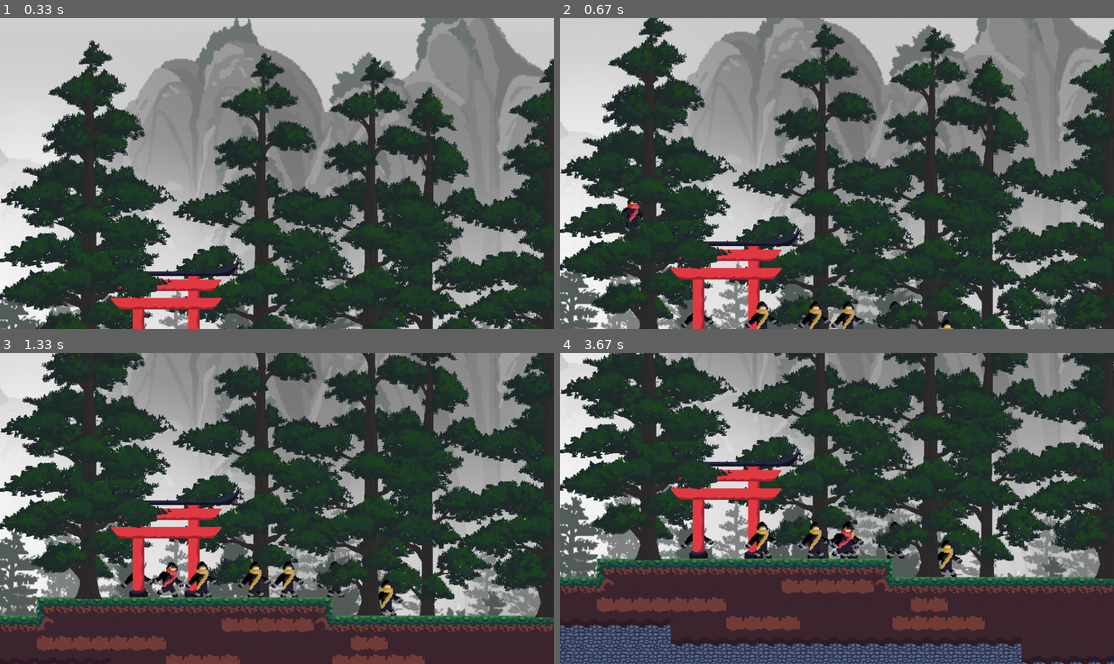
Above: before the commit, frames 1-4 (two rows, left to right).
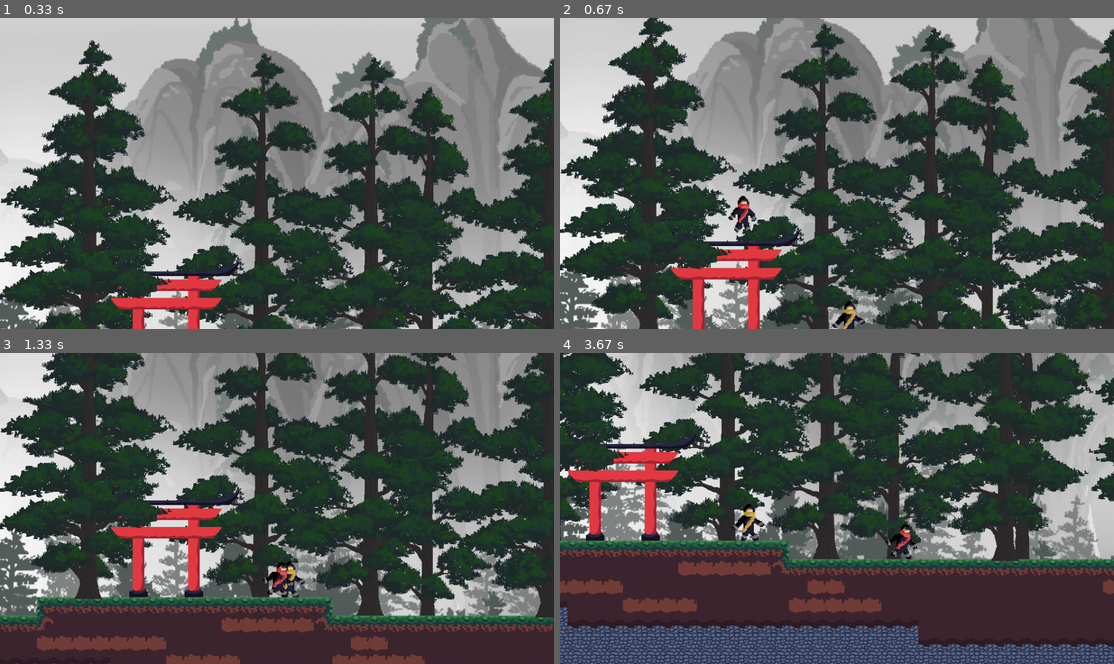
Above: after the commit, the same moments.

Repository: zyxwars/ninja
Game: pygame game, started from main.py
Same seed, same stepped clock (60 frames per second), same inputs: the game is played once before the commit and once after it.
Inputs (mouse positions are in pixels of both pictures, inside the frame that each line leads up to):
- Up to frame 1 (0.33 s): no input
- Up to frame 2 (0.67 s): tap Space at 0.33 s
- Up to frame 3 (1.33 s): click (254, 520) at 0.72 s; hold D from 1 s (still down)
- Up to frame 4 (3.67 s): release D at 1.47 s; click (837, 527) at 1.55 s; hold D 1.83-2.3 s; hold A 2.33-2.87 s; hold D from 3.33 s (still down)

Frame 1 is identical in both runs. In frame 2, 1.2% of the frame differs, in the area x 11-71%, y 57-100%; in frame 3, 1.6%; in frame 4, 58%, in the area x 0-100%, y 0-100%.

Commit message:
Start work on attacks

Diff:
--- a/scenes/map/1.json
+++ b/scenes/map/1.json
@@ -65,7 +65,7 @@
                 }],
          "opacity":1,
          "type":"objectgroup",
-         "visible":true,
+         "visible":false,
          "x":0,
          "y":0
         },
@@ -118,30 +118,8 @@
                  "type":"",
                  "visible":true,
                  "width":0,
-                 "x":94.6666666666667,
-                 "y":768
-                },
-                {
-                 "height":0,
-                 "id":68,
-                 "name":"enemy",
-                 "rotation":0,
-                 "type":"",
-                 "visible":true,
-                 "width":0,
-                 "x":638.666666666667,
-                 "y":794.666666666667
-                },
-                {
-                 "height":0,
-                 "id":74,
-                 "name":"enemy",
-                 "rotation":0,
-                 "type":"",
-                 "visible":true,
-                 "width":0,
-                 "x":549.333333333333,
-                 "y":784
+                 "x":285.666666666667,
+                 "y":793
                 },
                 {
                  "height":0,
@@ -151,41 +129,8 @@
                  "type":"",
                  "visible":true,
                  "width":0,
-                 "x":208,
-                 "y":793.333333333333
-                },
-                {
-                 "height":0,
-                 "id":76,
-                 "name":"enemy",
-                 "rotation":0,
-                 "type":"",
-                 "visible":true,
-                 "width":0,
-                 "x":318.666666666667,
-                 "y":794.666666666667
-                },
-                {
-                 "height":0,
-                 "id":77,
-                 "name":"enemy",
-                 "rotation":0,
-                 "type":"",
-                 "visible":true,
-                 "width":0,
-                 "x":410.666666666667,
-                 "y":786.666666666667
-                },
-                {
-                 "height":0,
-                 "id":79,
-                 "name":"enemy",
-                 "rotation":0,
-                 "type":"",
-                 "visible":true,
-                 "width":0,
-                 "x":468,
-                 "y":794
+                 "x":470,
+                 "y":785.333333333333
                 }],
          "opacity":1,
          "type":"objectgroup",
@@ -211,7 +156,7 @@
                 }],
          "opacity":1,
          "type":"objectgroup",
-         "visible":true,
+         "visible":false,
          "x":0,
          "y":0
         },
@@ -264,7 +209,7 @@
                 }],
          "opacity":1,
          "type":"objectgroup",
-         "visible":true,
+         "visible":false,
          "x":0,
          "y":0
         }],
--- a/sprites/animated_humanoid.py
+++ /dev/null
@@ -1,79 +0,0 @@
-import pygame as pg
-import math
-
-from .humanoid import Humanoid
-import game
-import config
-from utils import debug
-
-
-class AnimatedHumanoid(Humanoid):
-    def __init__(self, rect, animations):
-        super().__init__(rect)
-
-        self.idle_animation = animations['idle']
-        self.attack_animation = animations['attack']
-        self.jump_animation = animations['jump']
-        self.fall_animation = animations['fall']
-        self.run_animation = animations['run']
-        self.push_animation = animations['push']
-        self.wall_slide_animation = animations['wall_slide']
-
-        self.animation_speed = config.ANIMATION_SPEED
-        self.attack_speed = config.ATTACK_SPEED
-
-        # Attack speed is directly tied to the attack animation speed
-        self.is_attacking = False
-        self.jumped_from_wall = False
-
-        self.animation = self.idle_animation
-        self.animation_index = 0
-
-    def animate(self):
-        last_frame_animation = self.animation
-        self.animation_speed = config.ANIMATION_SPEED
-
-        # Attacking
-        if self.is_attacking:
-            self.animation = self.attack_animation
-            self.animation_speed = self.attack_speed
-        # Touching wall
-        elif self.touching_wall:
-            # Running against wall
-            if self.is_grounded:
-                self.animation = self.push_animation
-            # Wall sliding
-            else:
-                self.animation = self.wall_slide_animation
-                # Slow down gravity when player is wallsliding
-                self.dir.y = min(self.dir.y, 0.5)
-        # Running
-        elif self.is_grounded and self.dir.x != 0:
-            self.animation = self.run_animation
-        # Jumping
-        elif self.dir.y < 0:
-            self.animation = self.jump_animation
-        # Falling
-        elif (self.animation in [self.jump_animation, self.fall_animation] and self.dir.y > 0.5) or self.dir.y > 1:
-            self.animation = self.fall_animation
-        # Idle
-        elif self.dir == pg.Vector2(0, 0):
-            self.animation = self.idle_animation
-
-        # Restart animation  when animation state changes
-        # This is required since attack speed is tied to the animation,
-        # animation starting on index > 0 caused the attack cooldown to reset early
-        if last_frame_animation != self.animation:
-            self.animation_index = 0
-
-        if self.animation_index >= len(self.animation):
-            self.animation_index = 0
-            # End attack animation after it played once
-            if self.is_attacking:
-                self.is_attacking = False
-
-        # flip_x = !facing_right, flip image only when not facing right
-        self.image = pg.transform.flip(
-            self.animation[math.floor(self.animation_index)], not self.facing_right, False)
-
-        self.animation_index += self.animation_speed * game.delta_time
--- a/sprites/damageable.py
+++ b/sprites/damageable.py
@@ -4,10 +4,8 @@
 
 
 class Damageable():
-    def __init__(self, hp, on_damaged, on_died):
+    def __init__(self, hp):
         self.hp = hp
-        self.on_died = on_died
-        self.on_damaged = on_damaged
 
     def damage(self, dmg_amount):
         self.hp -= dmg_amount
@@ -17,3 +15,9 @@
             return
 
         self.on_damaged()
+
+    def on_damaged(self):
+        pass
+
+    def on_died(self):
+        pass
--- a/sprites/enemies/base_enemy.py
+++ b/sprites/enemies/base_enemy.py
@@ -4,13 +4,13 @@
 
 from sprites.damageable import Damageable
 
-from ..animated_humanoid import AnimatedHumanoid
+from ..humanoid import Humanoid
 import config
 import utils
 import game
 
 
-class BaseEnemy(AnimatedHumanoid, Damageable):
+class BaseEnemy(Humanoid, Damageable):
     def __init__(self, pos, size):
         sheet_parser = utils.SheetParser(
             __file__, 'assets/enemy_sheet.png')
@@ -25,12 +25,19 @@
                            'wall_slide': sheet_parser.load_images_row((0, 6), 1, size)}
 
         super().__init__(self.image.get_rect(topleft=pos), self.animations)
-        Damageable.__init__(self, 100, lambda: print(
-            f'damaged {self.rect.topleft}'), self.kill)
+        Damageable.__init__(self, 100)
 
         self.speed = config.SPEED * 0.5
         self.patrol_route = [600, 1000]
         self.roam_route = [10, 1000]
+
+    def on_died(self):
+        pg.mixer.Sound(
+            utils.get_path(__file__, 'assets/death.mp3')).play()
+        self.kill()
+
+    def on_damaged(self):
+        self.add_x(5)
 
     def patrol(self):
         if self.touching_wall and self.is_grounded:
--- a/sprites/humanoid.py
+++ b/sprites/humanoid.py
@@ -1,98 +1,105 @@
 import pygame as pg
+import math
 
+from .physics_entity import PhysicsEntity
+import game
 import config
-import game
 from utils import debug
+from .damageable import Damageable
 
 
-class Humanoid(pg.sprite.Sprite):
-    def __init__(self, rect):
-        super().__init__()
-        self.pos = pg.Vector2(rect.x, rect.y)
-        self.rect = rect
-        self.dir = pg.Vector2(0, 0)
-        self.speed = config.SPEED
-        self.jump_force = config.JUMP_FORCE
-        self.gravity = config.GRAVITY
-        self.is_grounded = False
-        self.touching_wall = False
-        self.facing_right = True
+class Humanoid(PhysicsEntity):
+    def __init__(self, rect, animations):
+        super().__init__(rect)
 
-    def add_x(self, x):
-        # If delta time is large enough it is possible for add pos to be bigger than the tile
-        # making the player phase through it
-        if abs(abs(self.pos.x) - abs(self.pos.x + x)) >= config.TILE_SIZE:
-            x = (config.TILE_SIZE - 1) * (x/abs(x))
+        # TODO: Change the animatin initialization
+        self.idle_animation = animations['idle']
+        self.attack_animation = animations['attack']
+        self.jump_animation = animations['jump']
+        self.fall_animation = animations['fall']
+        self.run_animation = animations['run']
+        self.push_animation = animations['push']
+        self.wall_slide_animation = animations['wall_slide']
 
-        self.pos.x += x
+        self.animation_speed = config.ANIMATION_SPEED
+        self.attack_speed = config.ATTACK_SPEED
 
-    def add_y(self, y):
-        if abs(abs(self.pos.y) - abs(self.pos.y + y)) >= config.TILE_SIZE:
-            y = (config.TILE_SIZE - 1) * (y/abs(y))
+        # Attack speed is directly tied to the attack animation speed
+        self.is_attacking = False
+        self.jumped_from_wall = False
 
-        self.pos.y += y
+        self.animation = self.idle_animation
+        self.animation_index = 0
 
-    def move(self, tiles):
-        self.add_x(self.dir.x * self.speed * game.delta_time)
-        self.rect.x = int(self.pos.x)
-        self.collide_horizontal(tiles)
+    def attack(self, entities, attack_sound, hit_sound):
+        if self.is_attacking:
+            return
 
-        # Jump force and gravity are directly added to the y dir
-        self.apply_gravity()
-        self.add_y(self.dir.y * game.delta_time)
-        self.rect.y = int(self.pos.y)
-        self.collide_vertical(tiles)
+        is_hit = False
+        self.is_attacking = True
 
-        # If dir.x = 0 keep facing in the last direction
-        if self.dir.x > 0:
-            self.facing_right = True
-        elif self.dir.x < 0:
-            self.facing_right = False
+        for entity in entities:
+            if entity is self:
+                continue
 
-    def collide_horizontal(self, tiles):
-        self.touching_wall = False
-        self.is_touching_right_wall = False
+            # TODO: use collidelist
+            attack_rect = self.rect.copy()
+            attack_rect.x += 8 if self.facing_right else -8
 
-        for tile in tiles:
-            if tile.rect.colliderect(self.rect):
-                if self.dir.x > 0:
-                    self.rect.right = tile.rect.left
-                    self.touching_wall = 'right'
-                if self.dir.x < 0:
-                    self.rect.left = tile.rect.right
-                    self.touching_wall = 'left'
+            if attack_rect.colliderect(entity.rect):
+                if isinstance(entity, Damageable):
+                    hit_sound.play()
+                    entity.damage(25)
+                    is_hit = True
 
-                self.pos.x = self.rect.x
+        if not is_hit:
+            attack_sound.play()
 
-    def collide_vertical(self, tiles):
-        self.is_grounded = False
+    def animate(self):
+        last_frame_animation = self.animation
+        self.animation_speed = config.ANIMATION_SPEED
 
-        # Check collision 1 pixel below the actual position
-        # This prevents collision not being detected when apply_gravity() moves less than 1 pixel every frame
+        # Attacking
+        if self.is_attacking:
+            self.animation = self.attack_animation
+            self.animation_speed = self.attack_speed
+        # Touching wall
+        elif self.touching_wall:
+            # Running against wall
+            if self.is_grounded:
+                self.animation = self.push_animation
+            # Wall sliding
+            else:
+                self.animation = self.wall_slide_animation
+                # Slow down gravity when player is wallsliding
+                self.dir.y = min(self.dir.y, 0.5)
+        # Running
+        elif self.is_grounded and self.dir.x != 0:
+            self.animation = self.run_animation
+        # Jumping
+        elif self.dir.y < 0:
+            self.animation = self.jump_animation
+        # Falling
+        elif (self.animation in [self.jump_animation, self.fall_animation] and self.dir.y > 0.5) or self.dir.y > 1:
+            self.animation = self.fall_animation
+        # Idle
+        elif self.dir == pg.Vector2(0, 0):
+            self.animation = self.idle_animation
 
-        # Lowering the rect causes head collision to be confused with horizontal collision
-        # Inflating the rect instead of moving it seems to work for now
-        temp_rect = self.rect.copy()
-        temp_rect = temp_rect.inflate(0, 1)
+        # Restart animation  when animation state changes
+        # This is required since attack speed is tied to the animation,
+        # animation starting on index > 0 caused the attack cooldown to reset early
+        if last_frame_animation != self.animation:
+            self.animation_index = 0
 
-        for tile in tiles:
-            if tile.rect.colliderect(temp_rect):
-                # Falling
-                if self.dir.y > 0:
-                    self.rect.bottom = tile.rect.top
-                    self.is_grounded = True
-                # Jumping
-                if self.dir.y < 0:
-                    self.rect.top = tile.rect.bottom
+        if self.animation_index >= len(self.animation):
+            self.animation_index = 0
+            # End attack animation after it played once
+            if self.is_attacking:
+                self.is_attacking = False
 
-                self.dir.y = 0
-                self.pos.y = self.rect.y
+        # flip_x = !facing_right, flip image only when not facing right
+        self.image = pg.transform.flip(
+            self.animation[math.floor(self.animation_index)], not self.facing_right, False)
 
-    def apply_gravity(self):
-        # Limit max gravity momentum
-        if self.dir.y < 2:
-            self.dir.y += self.gravity * game.delta_time
-
-    def jump(self):
-        # Jump force is a positive number, so to jump we need its opposite
-        self.dir.y = -self.jump_force
+        self.animation_index += self.animation_speed * game.delta_time
--- /dev/null
+++ b/sprites/physics_entity.py
@@ -0,0 +1,98 @@
+import pygame as pg
+
+import config
+import game
+from utils import debug
+
+
+class PhysicsEntity(pg.sprite.Sprite):
+    def __init__(self, rect):
+        super().__init__()
+        self.pos = pg.Vector2(rect.x, rect.y)
+        self.rect = rect
+        self.dir = pg.Vector2(0, 0)
+        self.speed = config.SPEED
+        self.jump_force = config.JUMP_FORCE
+        self.gravity = config.GRAVITY
+        self.is_grounded = False
+        self.touching_wall = False
+        self.facing_right = True
+
+    def add_x(self, x):
+        # If delta time is large enough it is possible for add pos to be bigger than the tile
+        # making the player phase through it
+        if abs(abs(self.pos.x) - abs(self.pos.x + x)) >= config.TILE_SIZE:
+            x = (config.TILE_SIZE - 1) * (x/abs(x))
+
+        self.pos.x += x
+
+    def add_y(self, y):
+        if abs(abs(self.pos.y) - abs(self.pos.y + y)) >= config.TILE_SIZE:
+            y = (config.TILE_SIZE - 1) * (y/abs(y))
+
+        self.pos.y += y
+
+    def move(self, tiles):
+        self.add_x(self.dir.x * self.speed * game.delta_time)
+        self.rect.x = int(self.pos.x)
+        self.collide_horizontal(tiles)
+
+        # Jump force and gravity are directly added to the y dir
+        self.apply_gravity()
+        self.add_y(self.dir.y * game.delta_time)
+        self.rect.y = int(self.pos.y)
+        self.collide_vertical(tiles)
+
+        # If dir.x = 0 keep facing in the last direction
+        if self.dir.x > 0:
+            self.facing_right = True
+        elif self.dir.x < 0:
+            self.facing_right = False
+
+    def collide_horizontal(self, tiles):
+        self.touching_wall = False
+        self.is_touching_right_wall = False
+
+        for tile in tiles:
+            if tile.rect.colliderect(self.rect):
+                if self.dir.x > 0:
+                    self.rect.right = tile.rect.left
+                    self.touching_wall = 'right'
+                if self.dir.x < 0:
+                    self.rect.left = tile.rect.right
+                    self.touching_wall = 'left'
+
+                self.pos.x = self.rect.x
+
+    def collide_vertical(self, tiles):
+        self.is_grounded = False
+
+        # Check collision 1 pixel below the actual position
+        # This prevents collision not being detected when apply_gravity() moves less than 1 pixel every frame
+
+        # Lowering the rect causes head collision to be confused with horizontal collision
+        # Inflating the rect instead of moving it seems to work for now
+        temp_rect = self.rect.copy()
+        temp_rect = temp_rect.inflate(0, 1)
+
+        for tile in tiles:
+            if tile.rect.colliderect(temp_rect):
+                # Falling
+                if self.dir.y > 0:
+                    self.rect.bottom = tile.rect.top
+                    self.is_grounded = True
+                # Jumping
+                if self.dir.y < 0:
+                    self.rect.top = tile.rect.bottom
+
+                self.dir.y = 0
+                self.pos.y = self.rect.y
+
+    def apply_gravity(self):
+        # Limit max gravity momentum
+        if self.dir.y < 2:
+            self.dir.y += self.gravity * game.delta_time
+
+    def jump(self):
+        # Jump force is a positive number, so to jump we need its opposite
+        self.dir.y = -self.jump_force
--- a/sprites/player/player.py
+++ b/sprites/player/player.py
@@ -1,3 +1,4 @@
+import random
 import pygame as pg
 
 import config
@@ -5,11 +6,11 @@
 from utils import debug
 import utils
 import game
-from ..animated_humanoid import AnimatedHumanoid
+from ..humanoid import Humanoid
 import utils
 
 
-class Player(AnimatedHumanoid, Damageable):
+class Player(Humanoid, Damageable):
     def __init__(self, pos, scale):
         sheet_parser = utils.SheetParser(
             __file__, 'assets/player_sheet.png')
@@ -23,6 +24,7 @@
                            'push': sheet_parser.load_images_row((0, 5), 3, scale),
                            'wall_slide': sheet_parser.load_images_row((0, 6), 1, scale)}
 
+        # Sounds
         self.jump_sound = pg.mixer.Sound(
             utils.get_path(__file__, 'assets/jump.wav'))
         self.jump_sound.set_volume(0.5)
@@ -34,10 +36,22 @@
         self.last_grounded = False
         self.last_gravity = 0
 
-        AnimatedHumanoid.__init__(
+        self.punch_sounds = []
+        for sound_name in range(1, 38):
+            sound = pg.mixer.Sound(
+                utils.get_path(__file__, f'assets/hits/hit{sound_name:02d}.mp3.flac'))
+            sound.set_volume(0.5)
+            self.punch_sounds.append(sound)
+
+        Humanoid.__init__(
             self, self.image.get_rect(topleft=pos), self.animations)
-        Damageable.__init__(self, 100, lambda: print(
-            f'damaged {self}'), lambda: print('oof'))
+        Damageable.__init__(self, 100)
+
+    def on_died(self):
+        pass
+
+    def on_damaged(self):
+        pass
 
     def debug(self):
         debug.debug('rect', self.rect)
@@ -83,7 +97,8 @@
             self.jump()
 
         if mouse[0]:
-            self.attack(entities)
+            self.attack(entities, self.jump_sound,
+                        random.choice(self.punch_sounds))
 
     def jump(self):
         if self.is_grounded:
@@ -105,21 +120,3 @@
             self.last_jumped = 0
 
         super().jump()
-
-    def attack(self, entities):
-        if self.is_attacking:
-            return
-
-        self.is_attacking = True
-
-        for entity in entities:
-            if entity is self:
-                continue
-
-            # TODO: use collidelist
-            temp_rect = self.rect.copy()
-            temp_rect.x += 32 if self.facing_right else -32
-
-            if temp_rect.colliderect(entity.rect):
-                if isinstance(entity, Damageable):
-                    entity.damage(50)
Binary file changed: sprites/player/assets/player_sheet.png
Not shown, changed: TODO.md
Not shown, changed: credits.md
Not shown, added: sprites/enemies/assets/death.mp3
Not shown, added: sprites/player/assets/hits/hit01.mp3.flac
Not shown, added: sprites/player/assets/hits/hit02.mp3.flac
Not shown, added: sprites/player/assets/hits/hit03.mp3.flac
Not shown, added: sprites/player/assets/hits/hit04.mp3.flac
Not shown, added: sprites/player/assets/hits/hit05.mp3.flac
Not shown, added: sprites/player/assets/hits/hit06.mp3.flac
Not shown, added: sprites/player/assets/hits/hit07.mp3.flac
Not shown, added: sprites/player/assets/hits/hit08.mp3.flac
(and 29 more such lines)
